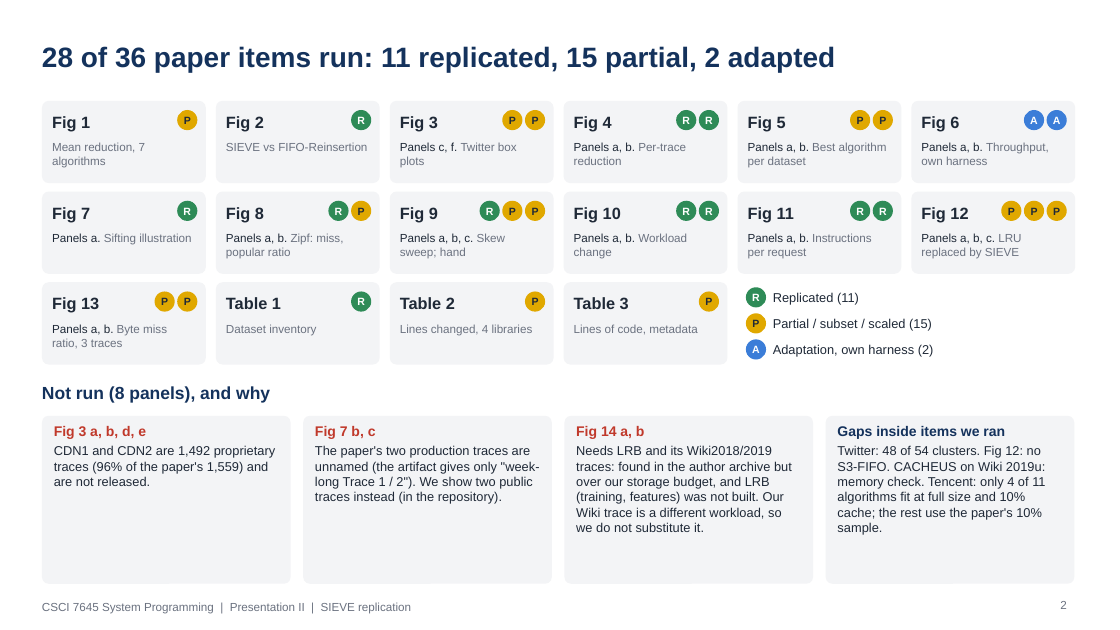
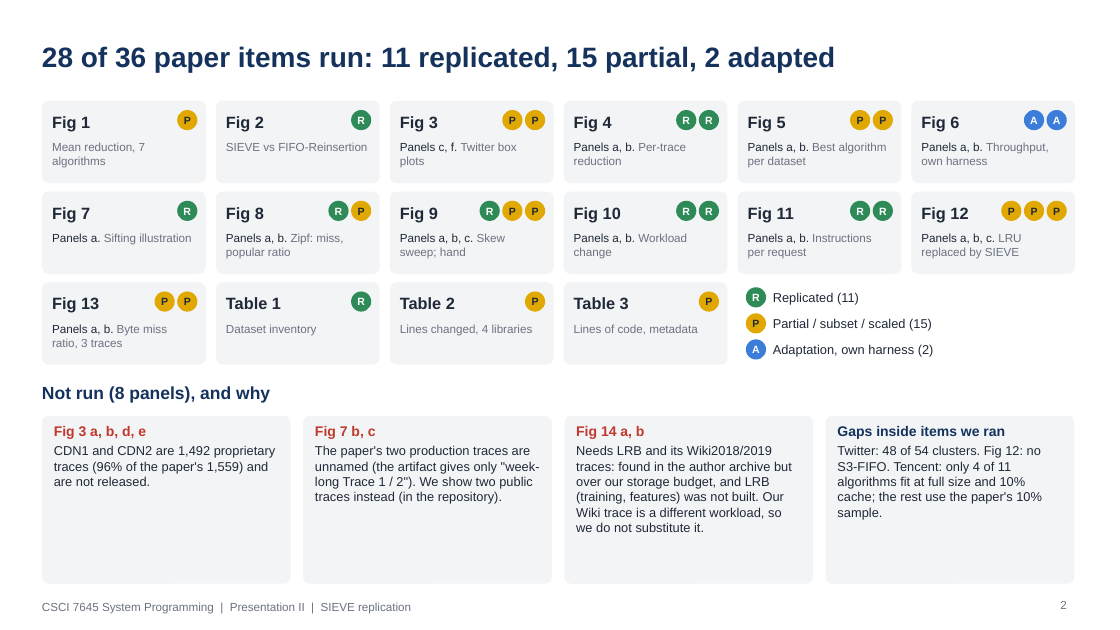
Before and after one commit to Urcyle/SIEVEREPRODUCTION, a slide deck: slide 2 of external/crosscheck-results/presentation/SIEVE-Presentation-II-10slides-v4.pptx. Drawn at 1120x630 pixels with LibreOffice and Linux fonts; fonts in the diff are those of the drawing. Boxes give left, top, right and bottom in pixels: in the first picture for what was removed or moved away, otherwise in the second. Text is boxed around its words. In the diff, an @@ line names an element or a change of style, - is before the commit and + after.

Commit message:
Wiki 2019u CACHEUS finished: results, figures, README and deck updated

```diff
--- a/external/crosscheck-results/presentation/SIEVE-Presentation-II-10slides-v4.pptx
+++ b/external/crosscheck-results/presentation/SIEVE-Presentation-II-10slides-v4.pptx
@@ text at [837,445,1042,520]: text changed @@
-Twitter: 48 of 54 clusters. Fig 12: no S3-FIFO. CACHEUS on Wiki 2019u: memory check. Tencent: only 4 of 11 algorithms fit at full size and 10% cache; the rest use the paper's 10% sample.
+Twitter: 48 of 54 clusters. Fig 12: no S3-FIFO. Tencent: only 4 of 11 algorithms fit at full size and 10% cache; the rest use the paper's 10% sample.
```
Also in this commit, not shown: 14 other files.
